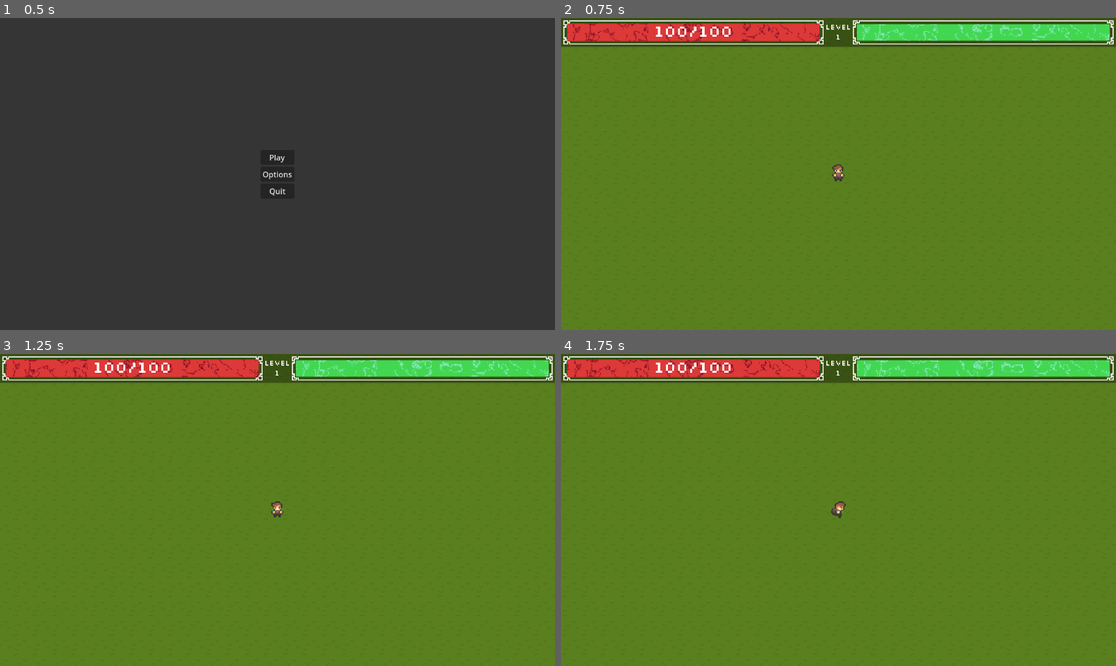
Above: before the commit, frames 1-4 (two rows, left to right).
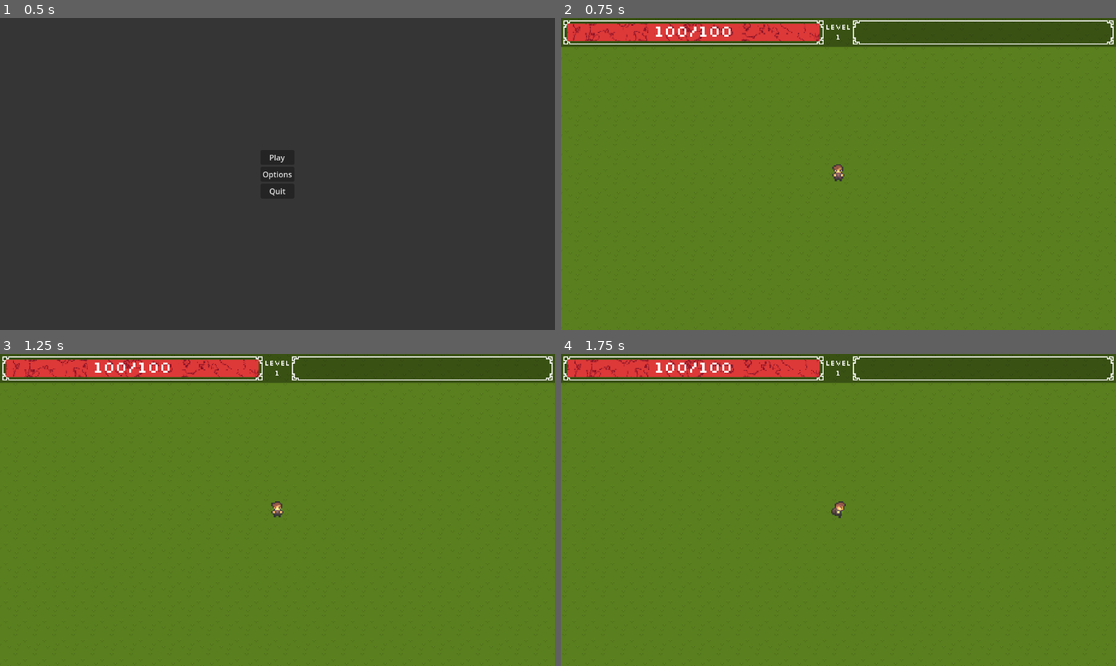
Above: after the commit, the same moments.

Repository: AlexFlasch/survivor-farm
Game: Godot game, scene res://scenes/levels/MainMenu.tscn
Two runs of this game, one before a commit and one after it. Both use one fixed random seed, a clock stepped at 60 frames per second and the inputs below. The engine's default icon, where the game draws it, is replaced by a stand-in: a white triangle on a blue panel in a dark square.
Inputs:
- Up to frame 1 (0.5 s): no input
- Up to frame 2 (0.75 s): click "Play" at 0.5 s
- Up to frame 3 (1.25 s): no input
- Up to frame 4 (1.75 s): tap Enter at 1.25 s; hold D (move_right) from 1.28 s (still down)

Frame 1 is identical in both runs. In frame 2, 2.4% of the frame differs, in the area x 53-99%, y 2-8%; in frame 3, 2.4%; in frame 4, 2.4%.

Commit message:
fix: integer division caused health bar to be only full or empty

Diff:
--- a/resources/shaders/ExpBar.gdshader
+++ b/resources/shaders/ExpBar.gdshader
@@ -1,7 +1,7 @@
 
 shader_type canvas_item;
 
-uniform float progress : hint_range(0.0, 100.0, 0.1);
+uniform float progress : hint_range(0.0, 1.0, 0.01);
 uniform sampler2D noise : filter_nearest, repeat_enable;
 uniform vec2 tile_factor = vec2(0.0, 0.0);
 uniform vec2 tile_offset = vec2(0.0, 0.0);
@@ -22,7 +22,7 @@
 	vec4 noise_tex = texture(noise, tiled_uv);
 
 	vec4 fill_color = mix(base_color, shine_color, noise_tex.r);
-	vec4 is_filled = UV.x < progress / 100.0 ? fill_color : vec4(0.0);
+	vec4 is_filled = UV.x < progress ? fill_color : vec4(0.0);
 
 	COLOR = is_filled;
 }
--- a/scenes/ui/ExpBar/exp_bar.gd
+++ b/scenes/ui/ExpBar/exp_bar.gd
@@ -3,31 +3,20 @@
 @export var show_value: bool = true
 @export var current_value: int = 0
 @export var max_value: int = 100
-@export var percentage: float = 0.0
 @export var bar_material: ShaderMaterial = preload("res://resources/materials/ProgressBar.material") as ShaderMaterial
 
 @onready var progress_rect :TextureRect = %ProgressBar
 @onready var value_label :Label = %ValueLabel
-@onready var gm: Node = get_tree().root.get_node("GameManager")
 
 func _ready() -> void:
-	if not gm == null:
-		current_value = gm.get_player_health()
-		gm.connect("health_changed", Callable(self, "_on_health_changed"))
-		gm.connect("max_health_changed", Callable(self, "_on_max_health_changed"))
 	if not show_value:
 		value_label.hide()
 
 func _process(delta: float) -> void:
 	if progress_rect != null:
+		var percentage = float(current_value) / float(max_value)
 		progress_rect.material = bar_material
 		progress_rect.material.set('shader_parameter/progress', percentage)
 
 	if value_label != null:
 		value_label.text = '%s/%s' % [current_value, max_value]
-
-func _on_health_changed(health: int) -> void:
-	current_value = health
-
-func _on_max_health_changed(new_max: int) -> void:
-	max_value = new_max
--- a/scenes/ui/PlayerHud/player_hud.gd
+++ b/scenes/ui/PlayerHud/player_hud.gd
@@ -1,19 +1,21 @@
 class_name PlayerHud extends PanelContainer
 
-@export var player_health_percentage: float = 100.0
 @export var player_level: int = 1
 @export var player_exp_percentage: float = 100.0
 
 @onready var health_bar: ExpBar = %HealthBar
 @onready var level_label: Label = %PlayerLevel
 @onready var exp_bar: ExpBar = %ExpBar
+@onready var gm: Node = get_tree().root.get_node("GameManager")
+
+func _ready() -> void:
+	if not gm == null:
+		var player_health = gm.get_player_health()
 
 func _process(delta: float) -> void:
 	if health_bar != null:
-		health_bar.percentage = player_health_percentage
+		health_bar.current_value = gm.get_player_health()
+		health_bar.max_value = gm.get_player_max_health()
 
 	if level_label != null:
 		level_label.text = str(player_level)
-
-	if exp_bar != null:
-		exp_bar.percentage = player_exp_percentage
